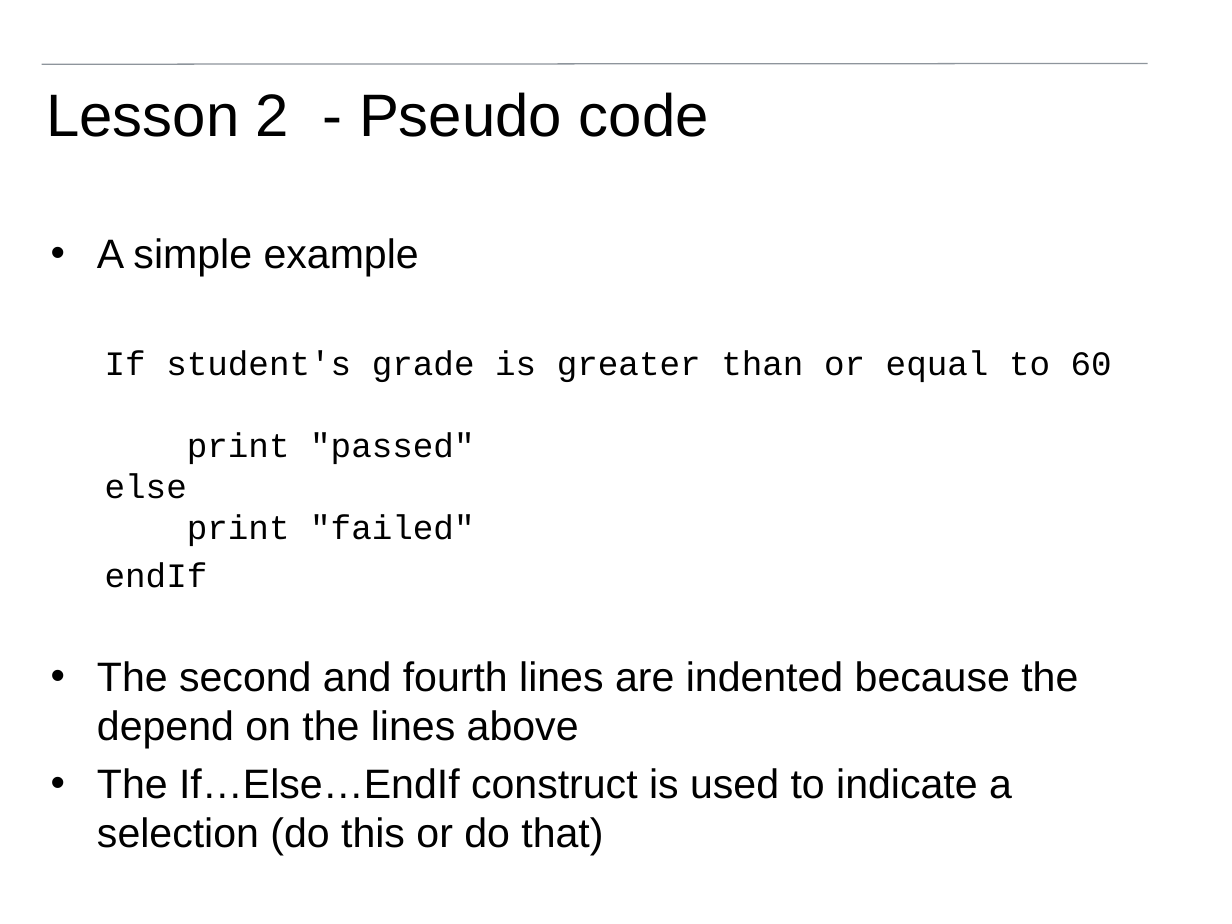
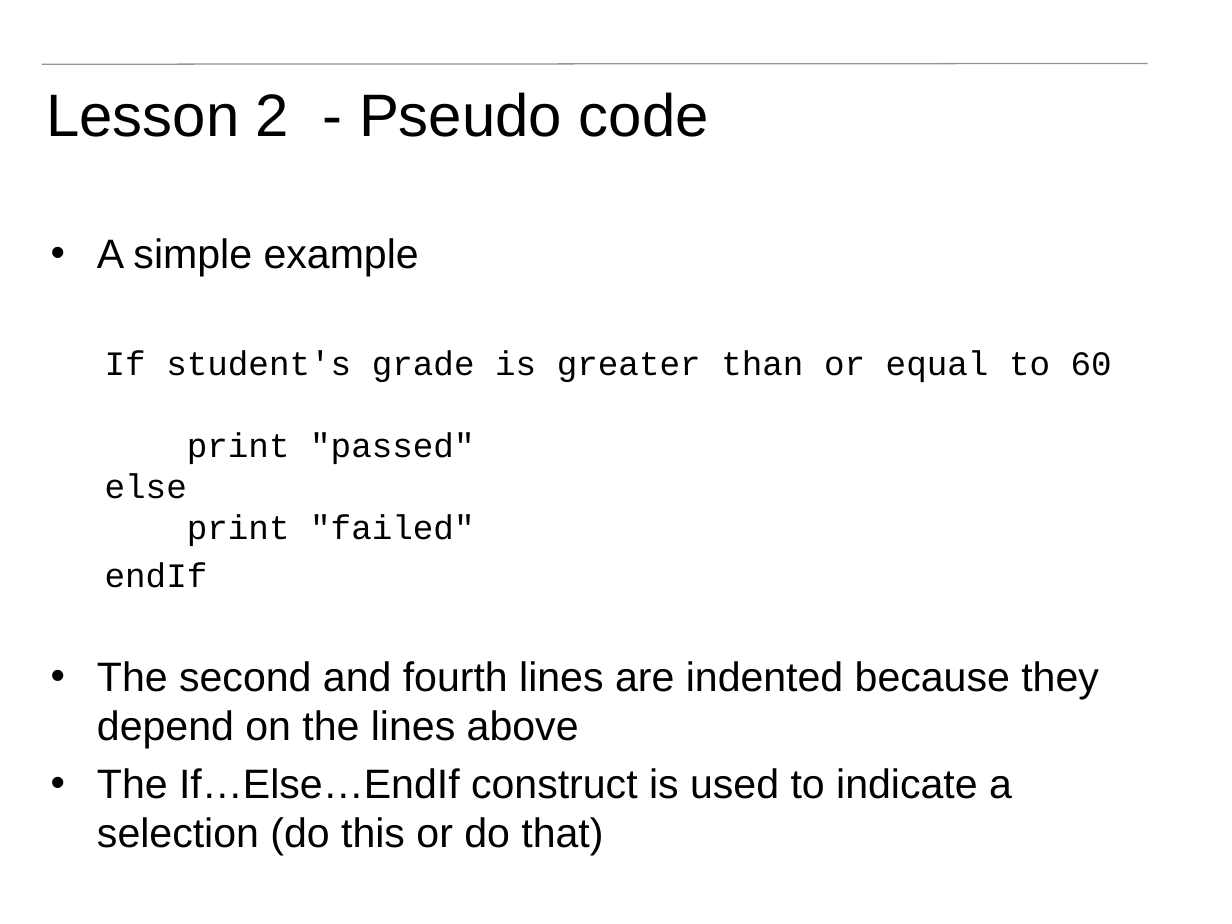
Before and after one commit to pfsmyth/Cambridge, a slide deck: slide 20 of lessons/Introduction to programming.pptx (slide 22 before the commit). Drawn at 1232x924 pixels with LibreOffice and Linux fonts; fonts in the diff are those of the drawing; background and template pictures are left out. Boxes give left, top, right and bottom in pixels: in the first picture for what was removed or moved away, otherwise in the second. Text is boxed around its words. In the diff, an @@ line names an element or a change of style, - is before the commit and + after.

```diff
--- a/lessons/Introduction to programming.pptx
+++ b/lessons/Introduction to programming.pptx
@@ text at <box>97,661,1099,749</box>: text changed @@
-• The second and fourth lines are indented because the depend on the lines above
+• The second and fourth lines are indented because they depend on the lines above
```
Also in this commit, not shown: 42 other slides changed, 2 slides removed, 2 other files.
